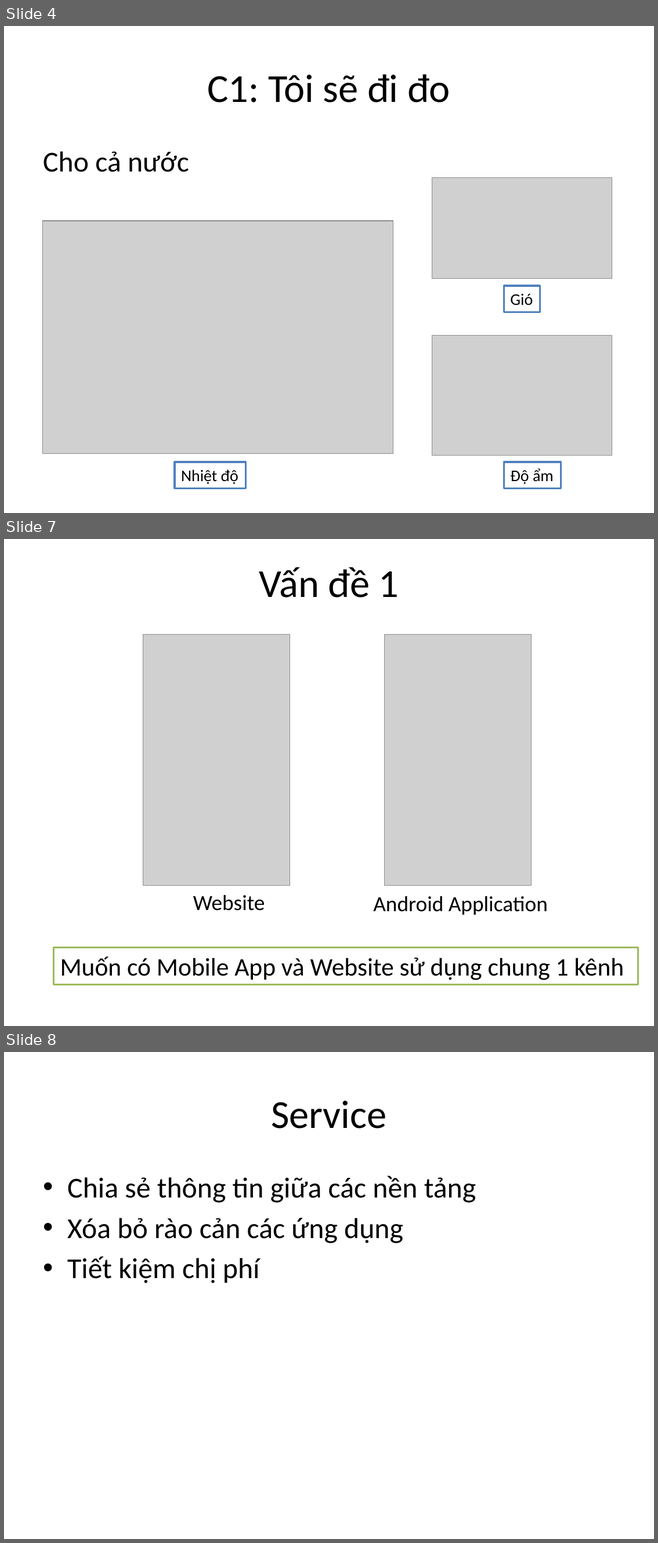
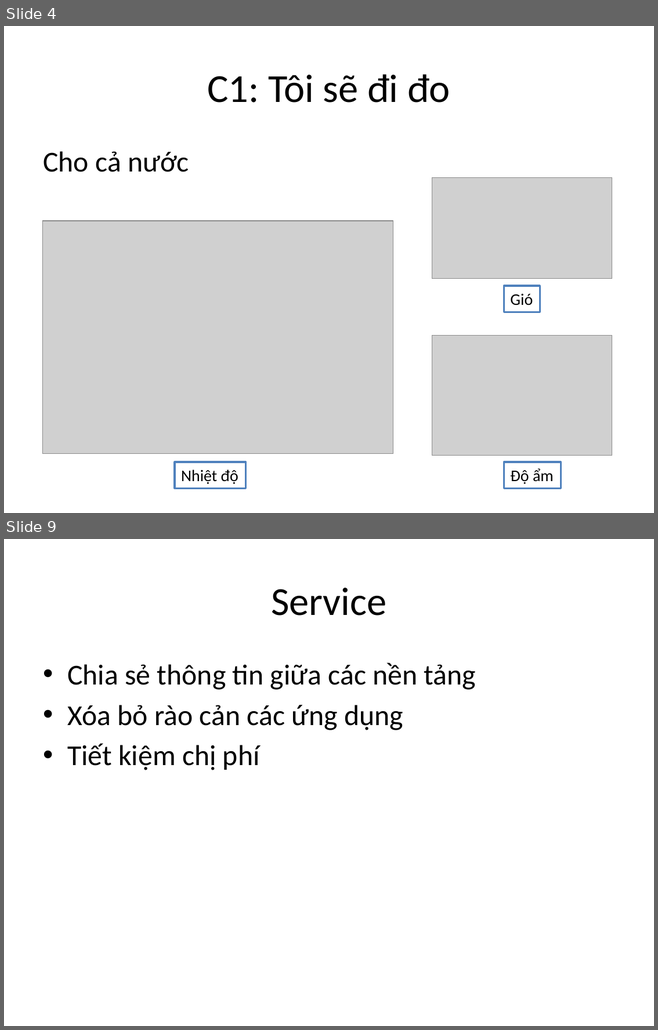
Before and after one commit to phithanh97cs/T3H, a slide deck: Other/Free/Làm web thật đơn giản với Web Service và Spring.pptx. Shown one above the other, each under a label of ours: slides 4, 7 and 8 before the commit, slides 4 and 9 after it; the slides between them are not shown. The pictures are 658x1543 and 658x1030 pixels, drawn with LibreOffice and Linux fonts; fonts in the diff are those of the drawing; grey boxes stand for pictures. Boxes give left, top, right and bottom in pixels: in the first picture for what was removed or moved away, otherwise in the second. Text is boxed around its words. In the diff, an @@ line names an element or a change of style, - is before the commit and + after.

```diff
--- a/Other/Free/Làm web thật đơn giản với Web Service và Spring.pptx
+++ b/Other/Free/Làm web thật đơn giản với Web Service và Spring.pptx
@@ slide 7 removed at [4,539,654,1026], background #FFFFFF @@
@@ title removed at [259,567,399,598] @@
-Vấn đề 1
@@ group removed at [143,635,547,915]: 2 pictures, 2 texts @@
-Website
-Android Application
@@ rectangle removed at [53,947,637,984] @@
-Muốn có Mobile App và Website sử dụng chung 1 kênh
@@ what was slide 8 is now slide 9 @@
```
Also in this commit, not shown: 2 slides changed, 2 slides added, 3 other files.
